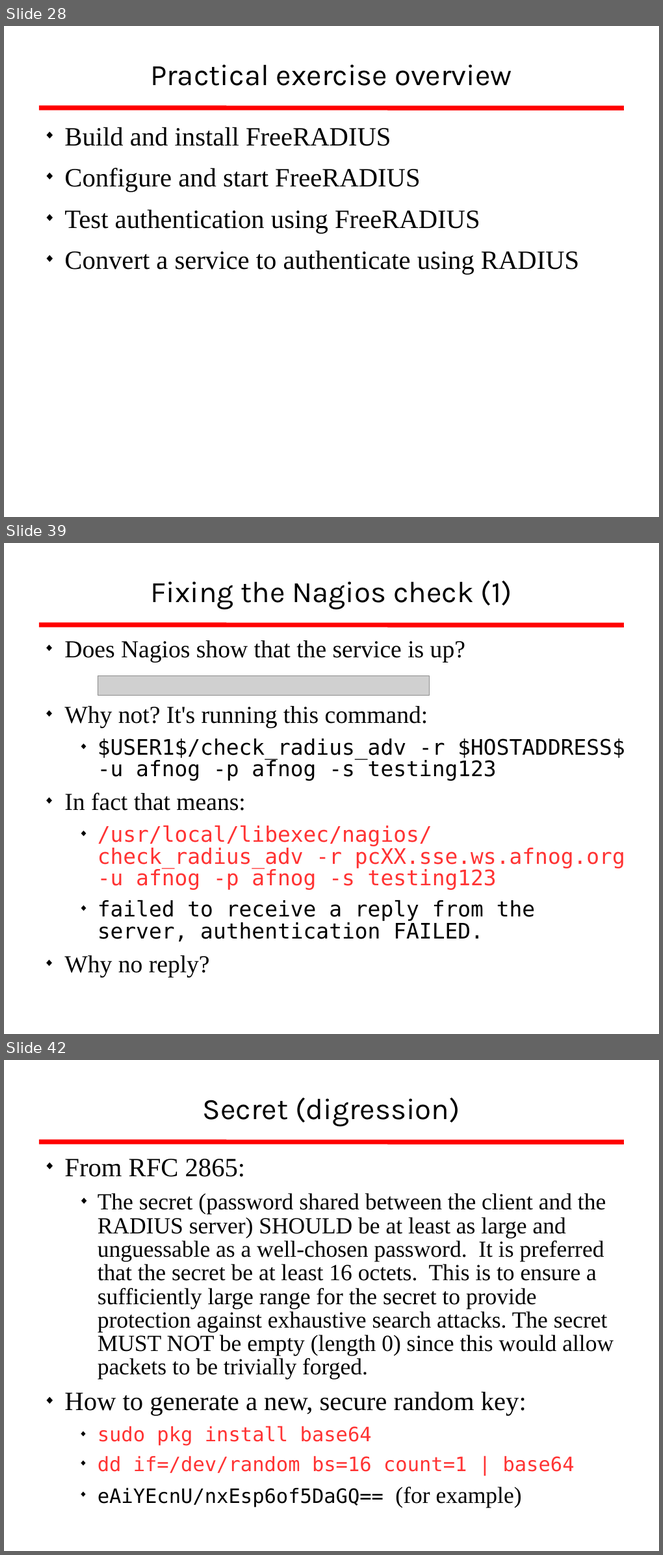
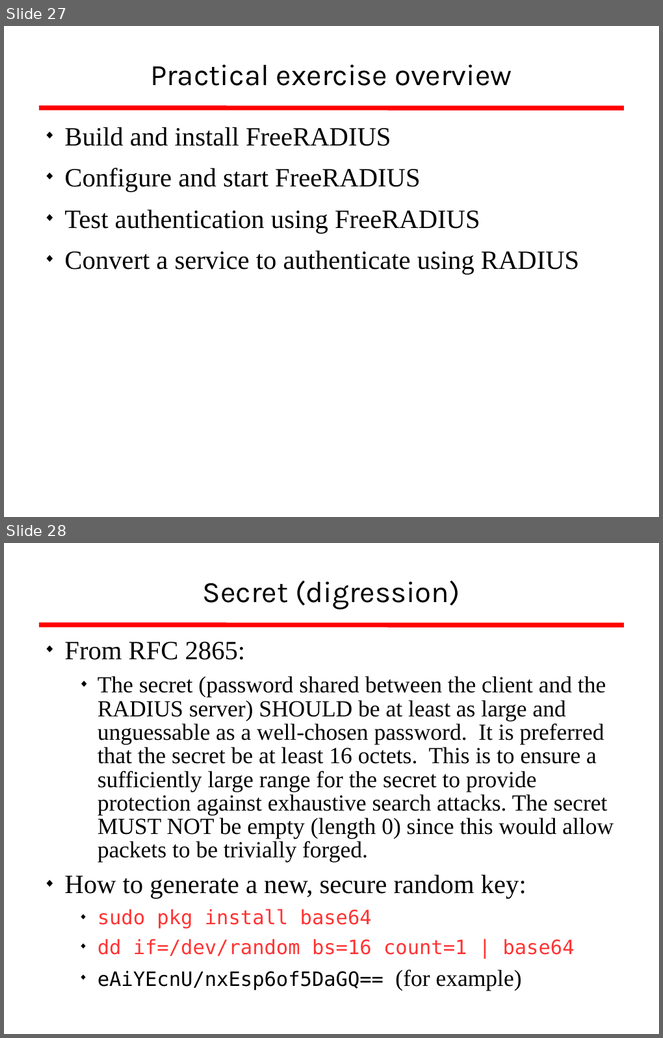
Before and after one commit to afnog/afnog.github.io, a slide deck: sse/radius/radius_presentation.ppt. Shown one above the other, each under a label of ours: slides 28, 39 and 42 before the commit, slides 27 and 28 after it; the slides between them are not shown. The pictures are 663x1555 and 663x1038 pixels, drawn with LibreOffice and Linux fonts; fonts in the diff are those of the drawing; grey boxes stand for pictures; background and template pictures are left out. Boxes give left, top, right and bottom in pixels: in the first picture for what was removed or moved away, otherwise in the second. Text is boxed around its words. In the diff, an @@ line names an element or a change of style, - is before the commit and + after.

```diff
--- a/sse/radius/radius_presentation.ppt
+++ b/sse/radius/radius_presentation.ppt
@@ slide 39 removed at (4,543,659,1034), background #FFFFFF; not listed: 1 template element that a slide beside it also shows @@
@@ title removed at (151,581,512,609) @@
-Fixing the Nagios check (1)
@@ text removed at (64,641,625,978) @@
-◆ Does Nagios show that the service is up?
-◆ Why not? It's running this command:
-  ◆ $USER1$/check_radius_adv -r $HOSTADDRESS$ -u afnog -p afnog -s testing123
-◆ In fact that means:
-  ◆ /usr/local/libexec/nagios/check_radius_adv -r pcXX.sse.ws.afnog.org -u afnog -p afnog -s testing123
-  ◆ failed to receive a reply from the server, authentication FAILED.
-◆ Why no reply?
@@ picture removed at (98,676,429,695) @@
@@ what was slide 28 is now slide 27 @@
@@ what was slide 42 is now slide 28 @@
```
Also in this commit, not shown: 5 slides changed, 35 slides added, 15 other slides removed.
